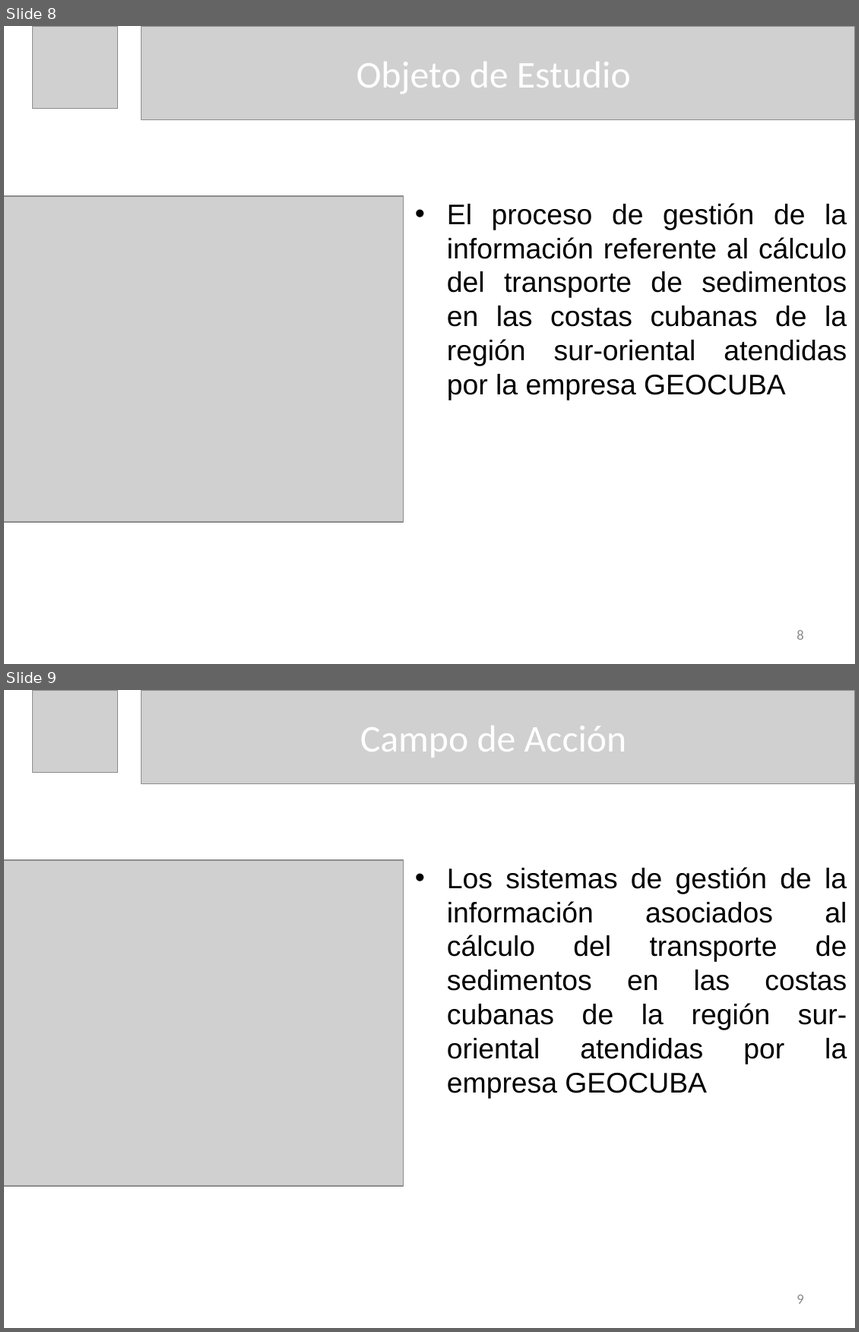
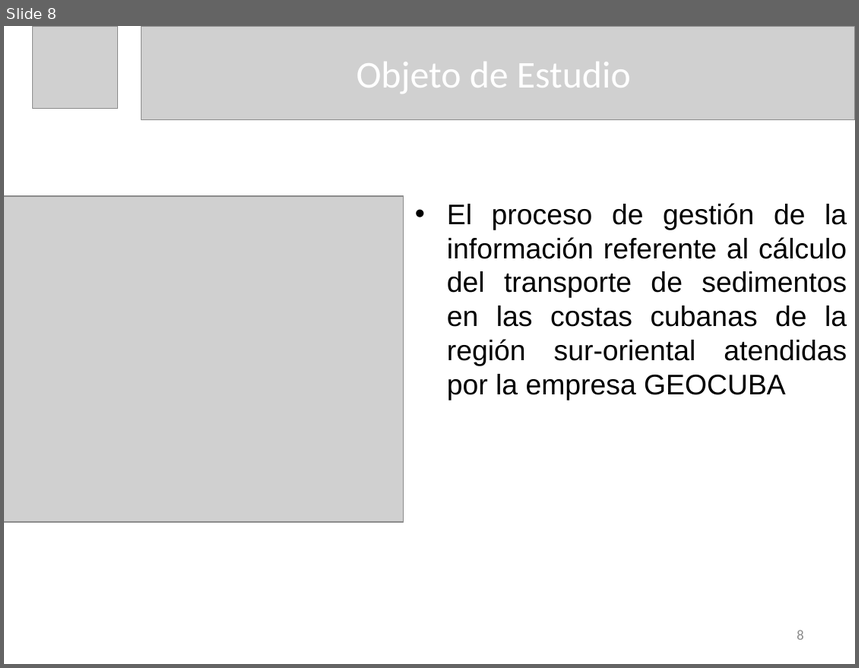
Before and after one commit to dariel-cabrera/MoreCoasts, a slide deck: DOC/Presentacion de Tesis Dariel Cabrera Lopez.pptx. Shown one above the other, each under a label of ours: slides 8 and 9 before the commit, slide 8 after it. The pictures are 859x1332 and 859x668 pixels, drawn with LibreOffice and Linux fonts; fonts in the diff are those of the drawing; grey boxes stand for pictures. Boxes give left, top, right and bottom in pixels: in the first picture for what was removed or moved away, otherwise in the second. Text is boxed around its words. In the diff, an @@ line names an element or a change of style, - is before the commit and + after.

```diff
--- a/DOC/Presentacion de Tesis Dariel Cabrera Lopez.pptx
+++ b/DOC/Presentacion de Tesis Dariel Cabrera Lopez.pptx
@@ slide 9 removed at [4,690,855,1328], background #FFFFFF @@
@@ picture removed at [32,690,118,773] @@
@@ picture removed at [141,690,855,784] @@
@@ title removed at [360,726,627,758] @@
-Campo de Acción
@@ picture removed at [4,860,404,1186] @@
@@ text removed at [447,867,847,1098] @@
-• Los sistemas de gestión de la información asociados al cálculo del transporte de sedimentos en las costas cubanas de la región sur-oriental atendidas por la empresa GEOCUBA
@@ page number removed at [797,1295,804,1304] @@
-9
```
Also in this commit, not shown: 4 slides added, 29 other files.
